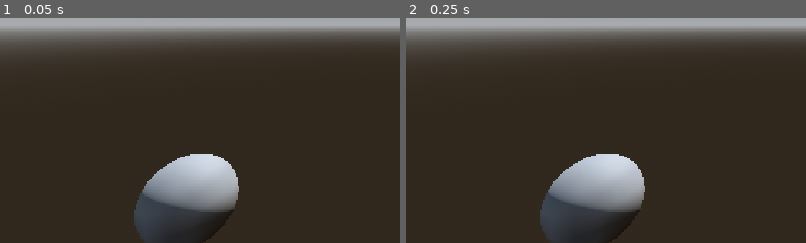
Above: before the commit, frames 1-2 (left to right).
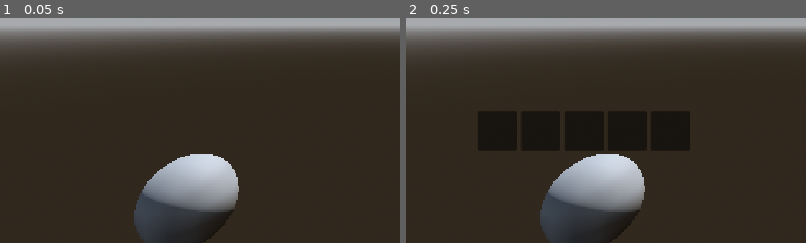
Above: after the commit, the same moments.

Repository: StudioXPEtudiant/26-27.FR.SAM.S1.Distorted-Reality
Game: Godot game, scene res://player.tscn
Two runs of this game, one before a commit and one after it. Both use one fixed random seed, a clock stepped at 60 frames per second and the inputs below. The project has no main scene, so this scene is started directly.
Inputs:
- Up to frame 1 (0.05 s): no input
- Up to frame 2 (0.25 s): no input
The pictures show only the part of the screen within x 0-50%, y 48-98%; the shares and areas given below are measured in that part.

Frame 1 is identical in both runs. In frame 2, 8.1% of the frame differs, in the area x 18-71%, y 41-59%.

Commit message:
Update player.tscn

Diff:
--- a/player.tscn
+++ b/player.tscn
@@ -1,6 +1,7 @@
 [gd_scene format=3 uid="uid://c5ckupu0pogp8"]
 
 [ext_resource type="Script" uid="uid://b0abmesq8c8ip" path="res://vrInitilize.gd" id="1_4flbx"]
+[ext_resource type="PackedScene" uid="uid://pul51jhcy81x" path="res://inventaire.tscn" id="2_onrkg"]
 
 [sub_resource type="ProceduralSkyMaterial" id="ProceduralSkyMaterial_4flbx"]
 sky_horizon_color = Color(0.66224277, 0.6717428, 0.6867428, 1)
@@ -18,6 +19,9 @@
 radius = 0.1
 height = 0.2
 
+[sub_resource type="ViewportTexture" id="ViewportTexture_eo2jr"]
+viewport_path = NodePath("SubViewport")
+
 [sub_resource type="CapsuleMesh" id="CapsuleMesh_eo2jr"]
 
 [node name="Player" type="Node3D" unique_id=383366206]
@@ -32,21 +36,25 @@
 
 [node name="XROrigin3D" type="XROrigin3D" parent="." unique_id=2023939950]
 
-[node name="Lhand" type="XRController3D" parent="XROrigin3D" unique_id=649067091]
+[node name="Rhand" type="XRController3D" parent="XROrigin3D" unique_id=649067091]
 transform = Transform3D(1, 0, 0, 0, 1, 0, 0, 0, 1, 0.5, 1.2, -0.7)
+tracker = &"right_hand"
+show_when_tracked = true
+
+[node name="MeshInstance3D" type="MeshInstance3D" parent="XROrigin3D/Rhand" unique_id=1886868316]
+mesh = SubResource("SphereMesh_eo2jr")
+
+[node name="Lhand" type="XRController3D" parent="XROrigin3D" unique_id=970931576]
+transform = Transform3D(1, 0, 0, 0, 1, 0, 0, 0, 1, -0.5, 1.2, -0.7)
 tracker = &"left_hand"
 show_when_tracked = true
 
-[node name="MeshInstance3D" type="MeshInstance3D" parent="XROrigin3D/Lhand" unique_id=1886868316]
+[node name="MeshInstance3D" type="MeshInstance3D" parent="XROrigin3D/Lhand" unique_id=853220416]
 mesh = SubResource("SphereMesh_eo2jr")
 
-[node name="Rhand" type="XRController3D" parent="XROrigin3D" unique_id=970931576]
-transform = Transform3D(1, 0, 0, 0, 1, 0, 0, 0, 1, -0.5, 1.2, -0.7)
-tracker = &"right_hand"
-show_when_tracked = true
-
-[node name="MeshInstance3D" type="MeshInstance3D" parent="XROrigin3D/Rhand" unique_id=853220416]
-mesh = SubResource("SphereMesh_eo2jr")
+[node name="Sprite3D" type="Sprite3D" parent="XROrigin3D/Lhand" unique_id=878381658]
+transform = Transform3D(0.135, 0, 0, 0, 0.135, 0, 0, 0, 0.135, 0, 0.24426639, 0)
+texture = SubResource("ViewportTexture_eo2jr")
 
 [node name="XRCamera3D" type="XRCamera3D" parent="XROrigin3D" unique_id=1802591828]
 transform = Transform3D(1, 0, 0, 0, 1, 0, 0, 0, 1, 0, 1.6148762, 0)
@@ -54,3 +62,9 @@
 [node name="MeshInstance3D" type="MeshInstance3D" parent="." unique_id=2010830885]
 transform = Transform3D(1, 0, 0, 0, 1, 0, 0, 0, 1, 0, 1, 0)
 mesh = SubResource("CapsuleMesh_eo2jr")
+
+[node name="SubViewport" type="SubViewport" parent="." unique_id=1055351388]
+transparent_bg = true
+size = Vector2i(1152, 648)
+
+[node name="Inventaire" parent="SubViewport" unique_id=49829407 instance=ExtResource("2_onrkg")]
